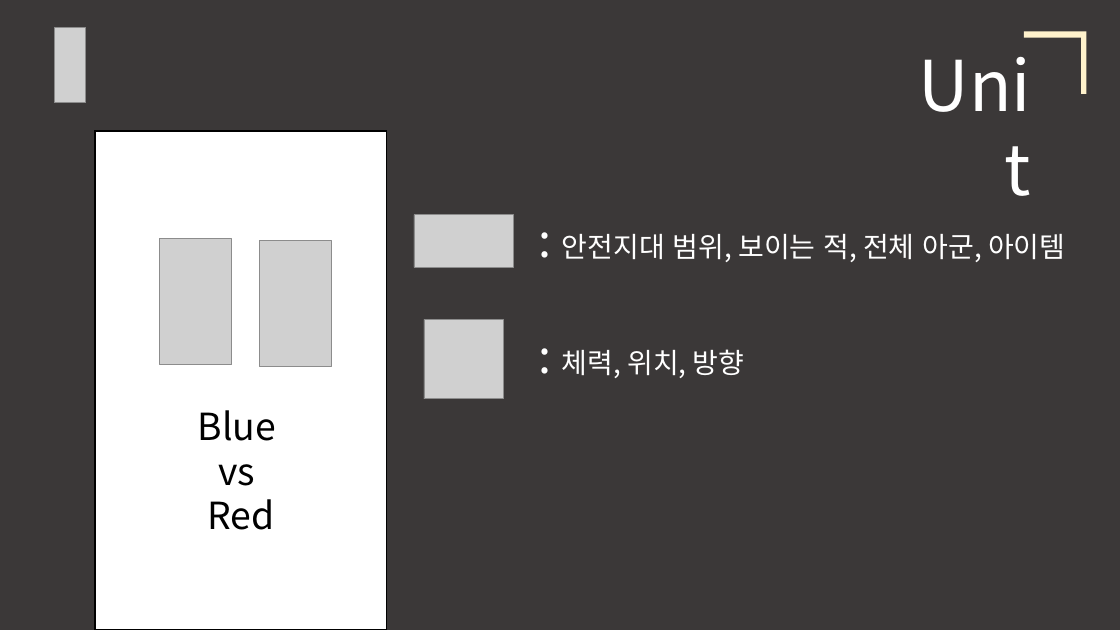
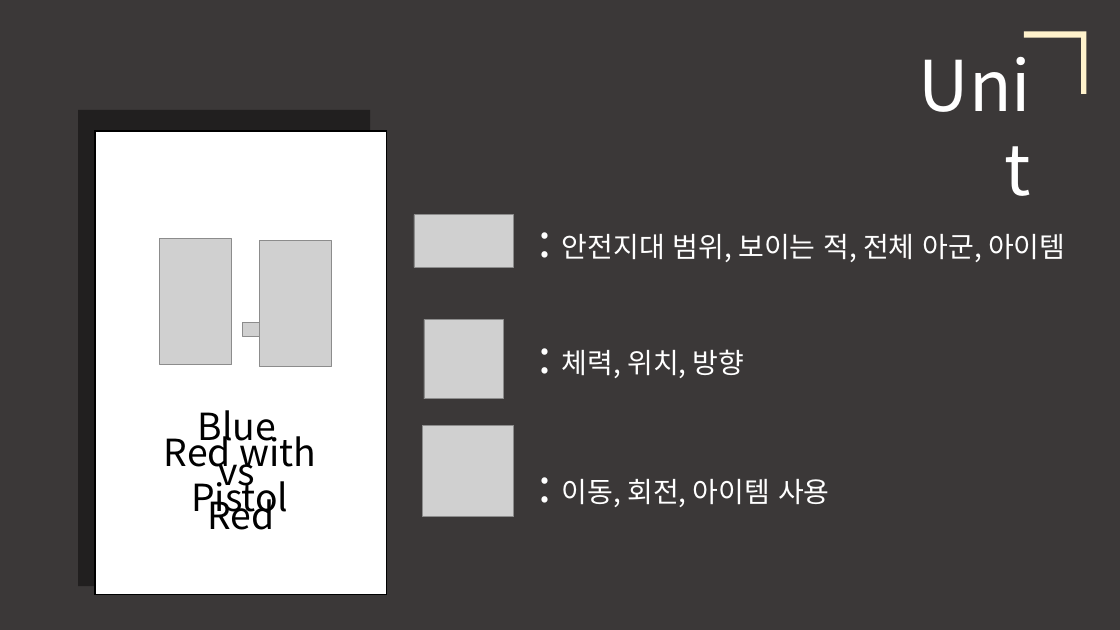
Before and after one commit to robin-maki/ABneBA, a slide deck: slide 7 of ABneBA_Presentation.pptx. Drawn at 1120x630 pixels with LibreOffice and Linux fonts; fonts in the diff are those of the drawing; grey boxes stand for pictures. Boxes give left, top, right and bottom in pixels: in the first picture for what was removed or moved away, otherwise in the second. Text is boxed around its words. In the diff, an @@ line names an element or a change of style, - is before the commit and + after.

```diff
--- a/ABneBA_Presentation.pptx
+++ b/ABneBA_Presentation.pptx
@@ picture removed at (x1=54, y1=28, x2=86, y2=103) @@
@@ rectangle added at (x1=78, y1=110, x2=370, y2=586), fill #000000 at 44% opacity @@
@@ rectangle resized from (x1=95, y1=131, x2=386, y2=630) to (x1=95, y1=131, x2=386, y2=594) @@
@@ picture added at (x1=242, y1=323, x2=297, y2=337) @@
@@ text added at (x1=164, y1=428, x2=316, y2=521), 32 pt, text #000000 @@
+Red with
+Pistol
@@ picture added at (x1=423, y1=425, x2=513, y2=517) @@
@@ text added at (x1=562, y1=479, x2=830, y2=507), 24 pt, text #FFFFFF @@
+: 이동, 회전, 아이템 사용
```
Also in this commit, not shown: 2 other slides changed, 2 slides added, 2 other files.
